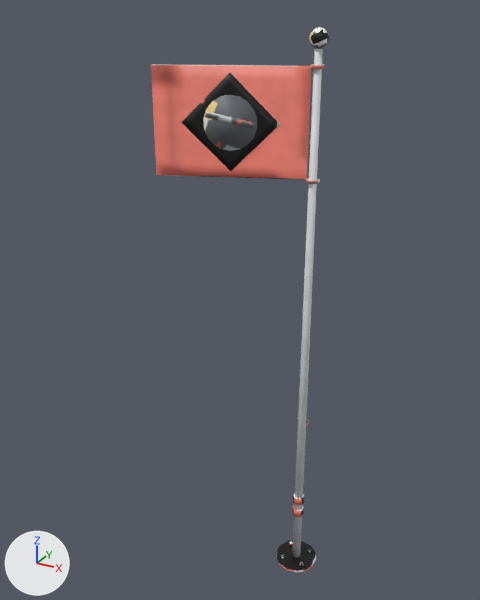
A saved change to the FBX model unity/CheckoutSimulator/Assets/Resources/EventRigs/Rig_FlagPole.fbx.
Camera for both pictures: a 50 mm camera at (1.64, -3.96, 4.22) aimed at (-0.51, -0.05, 2.27). Every picture has the same lights, and +X, +Y and +Z are marked at lower left. The first picture is the older version. Where no turn or scale is listed for an object, it has been applied to the vertices.

In view in the first picture: 'Jogo_FlagPole__Flag', 'Jogo_FlagPole__Pole'.
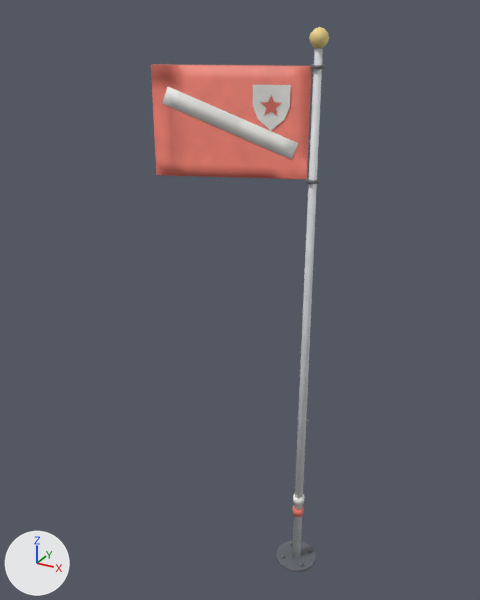
Location of each change, (x1, y1, x2, y2) in pixels of the pictures (480 x 600 px; the box of a moved part takes in the faces that stretch with it):
part 1 of me_jogo_flagpole__flag, moved or reshaped: before (205, 111, 255, 128); after (162, 87, 298, 159)
part 2 of me_jogo_flagpole__flag, added: after (253, 85, 291, 131)
part 3 of me_jogo_flagpole__flag, reshaped: before (182, 73, 280, 171); after (260, 94, 282, 116)
part 4 of me_jogo_flagpole__flag, surface changed: (151, 64, 311, 179) in both
part 5 of me_jogo_flagpole__pole, surface changed: (276, 27, 329, 572) in both

The change, as a diff of the scene's bpy script:
```diff
--- a/unity/CheckoutSimulator/Assets/Resources/EventRigs/Rig_FlagPole.fbx.py
+++ b/unity/CheckoutSimulator/Assets/Resources/EventRigs/Rig_FlagPole.fbx.py
@@ me_jogo_flagpole__pole @@
 me_jogo_flagpole__pole.from_pydata(...)  # 290 vertices, 254 faces; spans x -0.17..0.17, y -0.17..0.17, z 0.0..4.12
 # used by ob_jogo_flagpole__pole; location = (0.0, 0.0, 0.0)
+# me_jogo_flagpole__pole part 5: texture (UV) coordinates of 242 of 254 faces, centred in x -0.17..0.17, y -0.16..0.16, z 0.0..4.11, changed; they spanned u 0.0..0.98, v 0.0..0.97 and now span u 0.0..0.98, v 0.0..0.97
 me_jogo_flagpole__pole.materials.append(mat_jogo_flagpole_mat)
@@ me_jogo_flagpole__flag @@
 # used by ob_jogo_flagpole__flag; location = (0.0, 0.0, 0.0)
-me_jogo_flagpole__flag.from_pydata(...)  # 556 vertices, 538 faces; spans x -0.978..-0.048, y -0.364..0.022, z 3.2..3.9
+me_jogo_flagpole__flag.from_pydata(...)  # 418 vertices, 394 faces; spans x -0.978..-0.048, y -0.364..0.022, z 3.2..3.9
+# me_jogo_flagpole__flag part 1: the loose piece of 40 vertices spanning x -0.667..-0.358, y -0.244..-0.098, z 3.52..3.622 is multiplied about its middle by the matrix ((2.503, 0.697, 0.588), (0.697, 1.059, 0.237), (-0.378, -0.153, 3.12)), then moved by (0.0, 0.0, -0.021)
+# me_jogo_flagpole__flag part 2: a new loose piece of 39 vertices spanning x -0.377..-0.158, y -0.128..-0.04, z 3.508..3.788, in mat_jogo_flagpole_mat (picture img_jogo_flagpole_basecolor_png)
+# me_jogo_flagpole__flag part 3
+# 236 vertices are removed from x -0.81..-0.216, y -0.299..-0.044, z 3.242..3.858
+# 218 faces are deleted
+# 20 vertices are added at x -0.342..-0.202, y -0.114..-0.033, z 3.6..3.732
+# 16 new faces join them
+# me_jogo_flagpole__flag part 4: 239 kept faces spanning x -0.978..-0.048, y -0.364..0.022, z 3.2..3.9 get new texture (UV) coordinates
+# other edits to the shape of me_jogo_flagpole__flag do not show in these pictures
 me_jogo_flagpole__flag.materials.append(mat_jogo_flagpole_mat)
```
